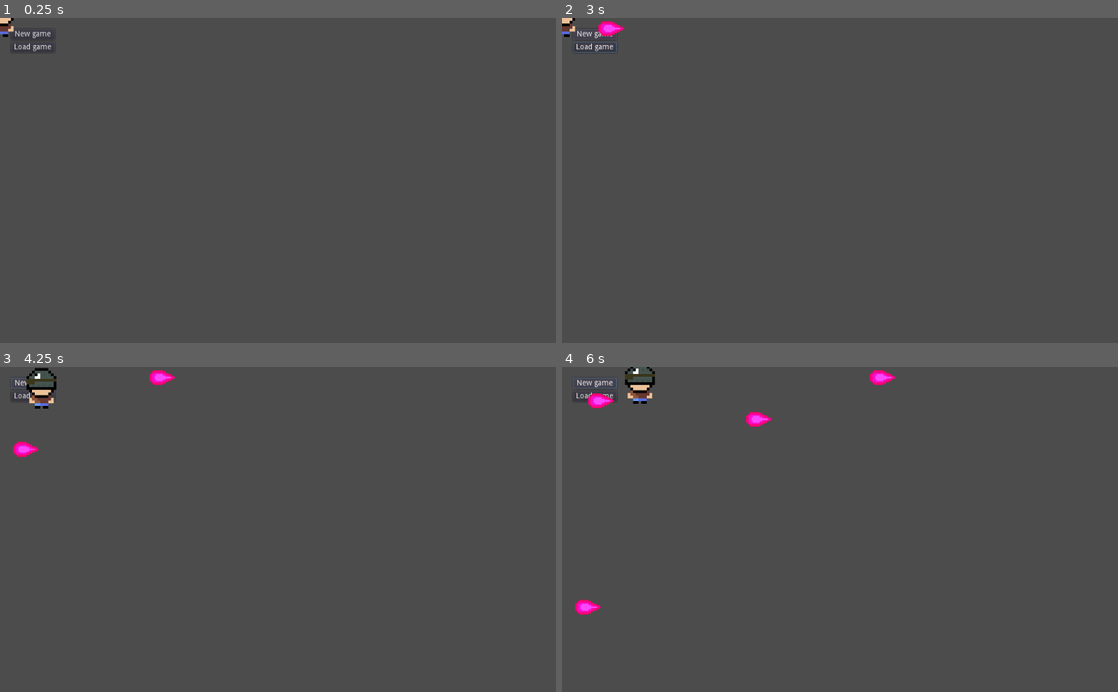
Above: before the commit, frames 1-4 (two rows, left to right).
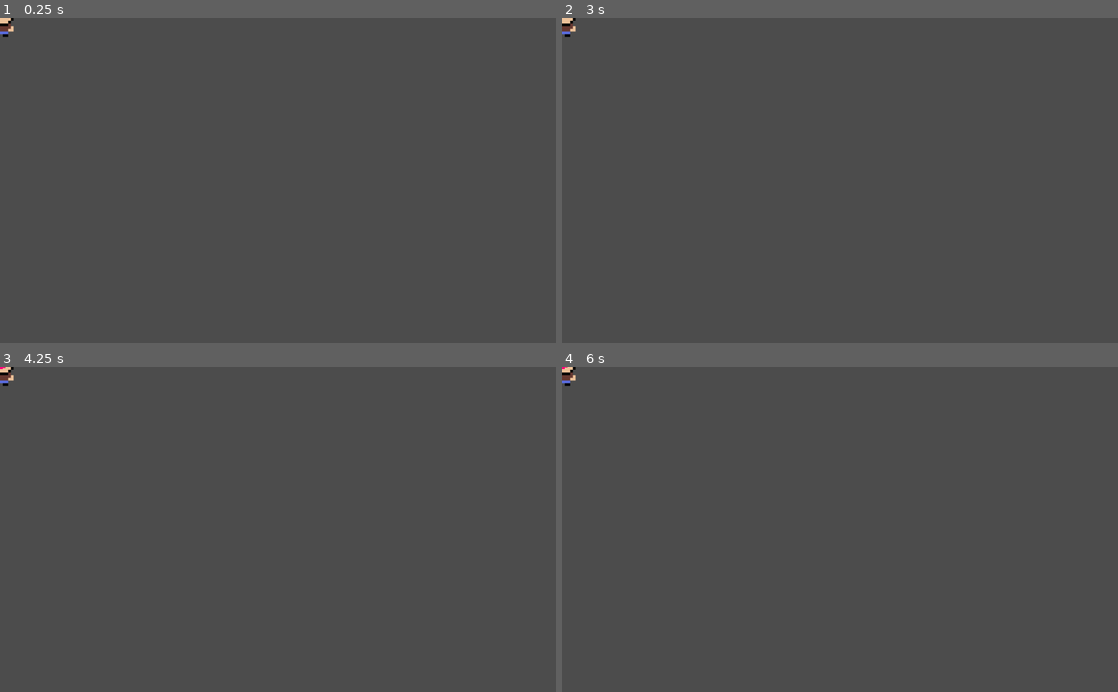
Above: after the commit, the same moments.

Repository: BadConfig/Again
Game: Godot game, scene res://Hero/Hero.tscn
The game is run twice, just before and just after one commit, with the same random seed, the same clock (stepped at 60 frames per second) and the same inputs. Before the commit the project starts from res://Main Menu.tscn.
Inputs (mouse positions are in pixels of both pictures, inside the frame that each line leads up to):
- Up to frame 1 (0.25 s): no input
- Up to frame 2 (3 s): click (595, 47) at 0.5 s, where only the run before the commit has a clickable "Load game"; click (595, 34) at 1.25 s, where only the run before the commit has a clickable "New game"; click (595, 34) at 2 s, where only the run before the commit has a clickable "New game"; tap Enter at 2.75 s; hold Right (ui_right) from 2.78 s (still down); hold Tab (ui_focus_next) from 2.78 s (still down)
- Up to frame 3 (4.25 s): tap Space at 3.02, 3.32 s; tap F at 3.05, 3.6 s; release Right (ui_right) at 3.53 s; release Tab (ui_focus_next) at 3.53 s; hold Down (ui_down) from 3.53 s (still down); tap Tab (ui_focus_next) at 3.8 s
- Up to frame 4 (6 s): release Down (ui_down) at 4.28 s; hold Right (ui_right) 4.28-5.03 s; hold Tab (ui_focus_next) 4.28-5.03 s; tap Space at 4.35 s; hold Up (ui_up) 5.03-5.78 s; tap F at 5.1 s; tap Tab (ui_focus_next) at 5.3 s; hold Left (ui_left) from 5.78 s (still down); hold Tab (ui_focus_next) from 5.78 s (still down)

The runs differ from the first frame. In frame 1, 0.1% of the frame differs, in the area x 2-10%, y 3-11%; in frame 2, 0.3%; in frame 3, 0.9%; in frame 4, 1.3%, in the area x 0-61%, y 0-77%.

Commit message:
Basicaly made human and hero

Diff:
--- a/Game Level.tscn
+++ /dev/null
@@ -1,42 +0,0 @@
-[gd_scene format=2]
-
-[node name="Game Level" type="Node2D"]
-
-[node name="Main bar" type="MarginContainer" parent="."]
-margin_right = 40.0
-margin_bottom = 40.0
-
-[node name="VBoxContainer" type="VBoxContainer" parent="Main bar"]
-margin_right = 87.0
-margin_bottom = 40.0
-
-[node name="HBoxContainer" type="HBoxContainer" parent="Main bar/VBoxContainer"]
-margin_right = 87.0
-margin_bottom = 14.0
-
-[node name="Heal points" type="Label" parent="Main bar/VBoxContainer/HBoxContainer"]
-margin_right = 71.0
-margin_bottom = 14.0
-text = "heal points"
-
-[node name="hp bar" type="ProgressBar" parent="Main bar/VBoxContainer/HBoxContainer"]
-margin_left = 75.0
-margin_right = 79.0
-margin_bottom = 14.0
-value = 100.0
-
-[node name="HBoxContainer2" type="HBoxContainer" parent="Main bar/VBoxContainer"]
-margin_top = 18.0
-margin_right = 87.0
-margin_bottom = 32.0
-
-[node name="energy" type="Label" parent="Main bar/VBoxContainer/HBoxContainer2"]
-margin_right = 43.0
-margin_bottom = 14.0
-text = "energy"
-
-[node name="energy bar" type="ProgressBar" parent="Main bar/VBoxContainer/HBoxContainer2"]
-margin_left = 47.0
-margin_right = 51.0
-margin_bottom = 14.0
-value = 100.0
--- a/Hero/Hero.gd
+++ b/Hero/Hero.gd
@@ -13,7 +13,33 @@
 	'heal_points': 100,
 	'energy_points': 100,
 	'speed': 10,
+	'is_range': false,
+	'control_options':{
+		'go_up': KEY_W,
+		'go_down':KEY_S,
+		'go_left':KEY_A,
+		'go_right':KEY_D,
+		'activate':KEY_F,
+		'attack':KEY_SPACE,
+		},
 	}
+
+
+#==========================hero=controller========================================
+
+func _input(event):
+	if event is InputEventKey and event.is_pressed():
+		if event.scancode == hero_options['control_options']['go_up']:
+			$"Human".go_up(DELTA)
+		if event.scancode == hero_options['control_options']['go_down']:
+			$"Human".go_down(DELTA)
+		if event.scancode == hero_options['control_options']['go_left']:
+			$"Human".go_left(DELTA)
+		if event.scancode == hero_options['control_options']['go_right']:
+			$"Human".go_right(DELTA)
+		if event.scancode == hero_options['control_options']['attack']:
+			$"Human".go_attack()
+
 
 #==========================may=be=deleted=========================================
 func get_arrow_options():
@@ -23,11 +49,11 @@
 func get_human_options():
 	return hero_options['human_options']
 #=================================================================================
-
+var DELTA = 0
 func _ready():
 	var hero = hero_options['human_options']['human_scene'].instance()
 	add_child(hero)
-
 # Called every frame. 'delta' is the elapsed time since the previous frame.
-#func _process(delta):
+func _process(delta):
+	DELTA = delta
 #	pass
--- a/Human/Human.gd
+++ b/Human/Human.gd
@@ -1,16 +1,104 @@
 extends KinematicBody2D
 
+#class vars depends on usage
+var is_range_attacker = true
+var enemy_type = "mage"
+var arrow_scene = preload("res://Arrow/arrow.tscn")
+#remove when you make options
+#and make vars equal to options
+var human_dir = "down"
+
+#var options = get_parent().get_human_options()
+#=========================move=functions=======================
+# Called when the node enters the scene tree for the first time.
+func _ready():
+	$attack_reload.wait_time = get_parent().hero_options['speed']/10
+	pass # Replace with function body.
+#=========================walking==============================
+var move_vector = Vector2()
 
 
-# Declare member variables here. Examples:
-# var a = 2
-# var b = "text"
+func go_up(delta):
+	move_vector.y = -get_parent().hero_options['speed']*50
+	human_dir = "up"
+	if sign($Vertical_arrow_position.position.y) == 1:
+		$Vertical_arrow_position.position.y *= -1
+	move_and_slide(move_vector)
+	move_vector.y = 0
+func go_down(delta):
+	move_vector.y = get_parent().hero_options['speed']*50
+	human_dir = "down"
+	if sign($Vertical_arrow_position.position.y) == -1:
+		$Vertical_arrow_position.position.y *= -1
+	move_and_slide(move_vector)
+	move_vector.x = 0
+func go_left(delta):
+	move_vector.x = -get_parent().hero_options['speed']*50
+	human_dir = "left"
+	if sign($Horizontal_arrow_position.position.x) == 1:
+		$Horizontal_arrow_position.position.x *= -1
+	move_and_slide(move_vector)
+	move_vector.x = 0
+func go_right(delta):
+	move_vector.x = get_parent().hero_options['speed']*50
+	human_dir = "right"
+	if sign($Horizontal_arrow_position.position.x) == -1:
+		$Horizontal_arrow_position.position.x *= -1
+	move_and_slide(move_vector)
+	move_vector.x = 0
+func go_stay(delta):
+	pass
+#========================attacking==============================
+var enable_shoot = true
 
-var move_vector = 	Vector2()
+func go_attack():
+	if get_parent().hero_options['is_range']:
+		shoot_action()
+	else:
+		hit_action()
 
-# Called when the node enters the scene tree for the first time.
-func _ready():
-	pass # Replace with function body.
+func hit_action():
+	if $attack_reload.time_left == 0:
+		enable_shoot = true
+	if enable_shoot:
+		var arrow = arrow_scene.instance()
+		get_parent().add_child(arrow)
+		if human_dir == 'up':
+			arrow.direction_y = -1
+			arrow.position = $Vertical_arrow_position.global_position
+		elif human_dir == 'down':
+			arrow.direction_y = 1
+			arrow.position = $Vertical_arrow_position.global_position
+		elif human_dir == 'left':
+			arrow.direction_x = -1
+			arrow.position = $Horizontal_arrow_position.global_position
+		elif human_dir == 'right':
+			arrow.direction_x = 1
+			arrow.position = $Horizontal_arrow_position.global_position
+		enable_shoot = false
+		$attack_reload.start()
+
+func shoot_action():
+	if $attack_reload.time_left == 0:
+		enable_shoot = true
+	if enable_shoot:
+		var arrow = arrow_scene.instance()
+		get_parent().add_child(arrow)
+		if human_dir == 'up':
+			arrow.direction_y = -1
+			arrow.position = $Vertical_arrow_position.global_position
+		elif human_dir == 'down':
+			arrow.direction_y = 1
+			arrow.position = $Vertical_arrow_position.global_position
+		elif human_dir == 'left':
+			arrow.direction_x = -1
+			arrow.position = $Horizontal_arrow_position.global_position
+		elif human_dir == 'right':
+			arrow.direction_x = 1
+			arrow.position = $Horizontal_arrow_position.global_position
+		enable_shoot = false
+		$attack_reload.start()
 
 # Called every frame. 'delta' is the elapsed time since the previous frame.
 func _process(delta):
+	pass
--- a/Human/Human.tscn
+++ b/Human/Human.tscn
@@ -1,17 +1,17 @@
 [gd_scene load_steps=4 format=2]
 
-[ext_resource path="res://KinematicBody2D.gd" type="Script" id=1]
+[ext_resource path="res://Human/Human.gd" type="Script" id=1]
 [ext_resource path="res://Hero/Hero assets/human.png" type="Texture" id=2]
 
 [sub_resource type="RectangleShape2D" id=1]
-extents = Vector2( 30.0643, 37.9756 )
+extents = Vector2( 23.0144, 13.6194 )
 
 [node name="Human" type="KinematicBody2D"]
 collision_layer = 0
 script = ExtResource( 1 )
 
 [node name="CollisionShape2D" type="CollisionShape2D" parent="."]
-position = Vector2( 1.98607, -1.98608 )
+position = Vector2( 1.28774, 21.7574 )
 shape = SubResource( 1 )
 
 [node name="Sprite" type="Sprite" parent="."]
@@ -22,7 +22,7 @@
 position = Vector2( 50.8921, 19.6701 )
 
 [node name="Vertical_arrow_position" type="Position2D" parent="."]
-position = Vector2( 0, -65.4205 )
+position = Vector2( 0.0740814, -53.1601 )
 
 [node name="attack_reload" type="Timer" parent="."]
 one_shot = true
--- a/KinematicBody2D.gd
+++ /dev/null
@@ -1,96 +0,0 @@
-extends KinematicBody2D
-
-#class vars depends on usage
-var hero_speed = 60
-var spell_list = []
-var inventory_list = []
-var is_range_attacker = true
-var enemy_type = "mage"
-var arrow_scene = preload("res://Arrow/arrow.tscn")
-#remove when you make options
-#and make vars equal to options
-var up_key = 'ui_up'
-var down_key = 'ui_down'
-var left_key = 'ui_left'
-var right_key = 'ui_right'
-var human_dir = "down"
-
-#var options = get_parent().get_human_options()
-#=========================move=functions=======================
-func go_up():
-	pass
-func go_down():
-	pass
-func go_left():
-	pass
-func go_right():
-	pass
-# Called when the node enters the scene tree for the first time.
-func _ready():
-	$attack_reload.wait_time = get_parent().hero_options['speed']/10
-	pass # Replace with function body.
-#=========================walking==============================
-var move_vector = Vector2()
-var enable_shoot = true
-func shoot_action():
-	if $attack_reload.time_left == 0:
-		enable_shoot = true
-	if enable_shoot:
-		if Input.is_action_pressed("ui_focus_next"):
-			var arrow = arrow_scene.instance()
-			get_parent().add_child(arrow)
-			if human_dir == 'up':
-				arrow.direction_y = -1
-				arrow.position = $Vertical_arrow_position.global_position
-			elif human_dir == 'down':
-				arrow.direction_y = 1
-				arrow.position = $Vertical_arrow_position.global_position
-			elif human_dir == 'left':
-				arrow.direction_x = -1
-				arrow.position = $Horizontal_arrow_position.global_position
-			elif human_dir == 'right':
-				arrow.direction_x = 1
-				arrow.position = $Horizontal_arrow_position.global_position
-			enable_shoot = false
-			$attack_reload.start()
-
-
-func walk_action(delta):
-	if Input.is_action_pressed(up_key):
-		move_vector.y = -hero_speed
-		human_dir = "up"
-		if sign($Vertical_arrow_position.position.y) == 1:
-			$Vertical_arrow_position.position.y *= -1
-
-	elif Input.is_action_pressed(down_key):
-		move_vector.y = hero_speed
-		human_dir = "down"
-		if sign($Vertical_arrow_position.position.y) == -1:
-			$Vertical_arrow_position.position.y *= -1
-	elif Input.is_action_pressed(left_key):
-		move_vector.x = -hero_speed
-		human_dir = "left"
-		if sign($Horizontal_arrow_position.position.x) == 1:
-			$Horizontal_arrow_position.position.x *= -1
-
-	elif Input.is_action_pressed(right_key):
-		move_vector.x = hero_speed
-		human_dir = "right"
-		if sign($Horizontal_arrow_position.position.x) == -1:
-			$Horizontal_arrow_position.position.x *= -1
-
-	else:
-		move_vector.x = 0
-		move_vector.y = 0
-	move_and_slide(move_vector)
-	attack()
-func attack():
-	if is_range_attacker:
-		shoot_action()
-		pass
-
-
-
-# Called every frame. 'delta' is the elapsed time since the previous frame.
-func _process(delta):
-	walk_action(delta)
--- a/Main Menu.tscn
+++ /dev/null
@@ -1,32 +0,0 @@
-[gd_scene load_steps=2 format=2]
-
-[ext_resource path="res://Hero/Hero.tscn" type="PackedScene" id=1]
-
-[node name="Main Menu" type="Node2D"]
-
-[node name="GUI" type="MarginContainer" parent="."]
-margin_right = 40.0
-margin_bottom = 40.0
-custom_constants/margin_right = 20
-custom_constants/margin_top = 20
-custom_constants/margin_left = 20
-custom_constants/margin_bottom = 20
-
-[node name="VBoxContainer" type="VBoxContainer" parent="GUI"]
-margin_left = 20.0
-margin_top = 20.0
-margin_right = 101.0
-margin_bottom = 64.0
-
-[node name="New Game" type="Button" parent="GUI/VBoxContainer"]
-margin_right = 81.0
-margin_bottom = 20.0
-text = "New game"
-
-[node name="Load Game" type="Button" parent="GUI/VBoxContainer"]
-margin_top = 24.0
-margin_right = 81.0
-margin_bottom = 44.0
-text = "Load game"
-
-[node name="Hero" parent="." instance=ExtResource( 1 )]
--- a/project.godot
+++ b/project.godot
@@ -16,7 +16,7 @@
 [application]
 
 config/name="Again"
-run/main_scene="res://Main Menu.tscn"
+run/main_scene="res://Hero/Hero.tscn"
 config/icon="res://icon.png"
 
 [rendering]
